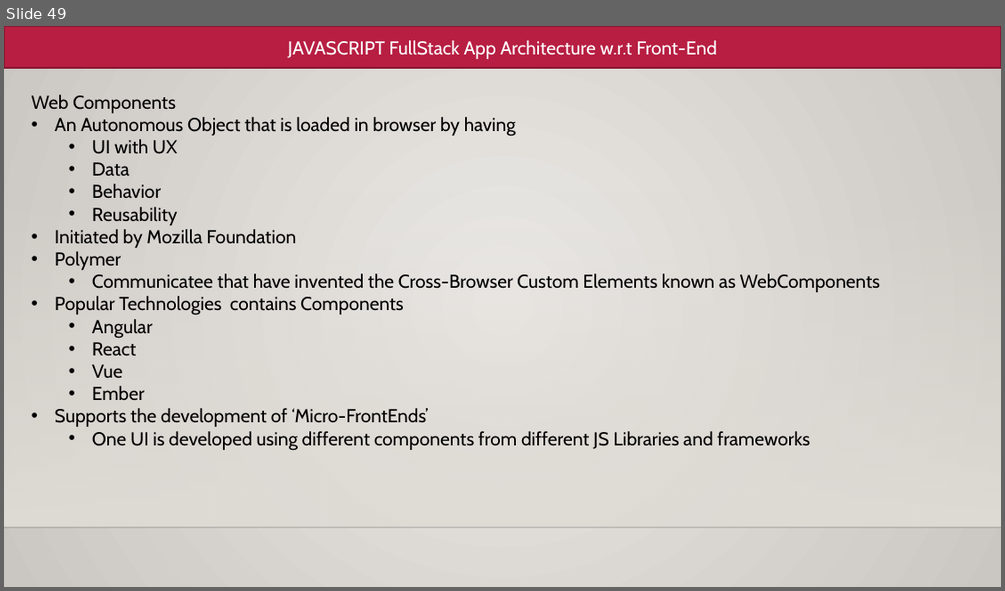
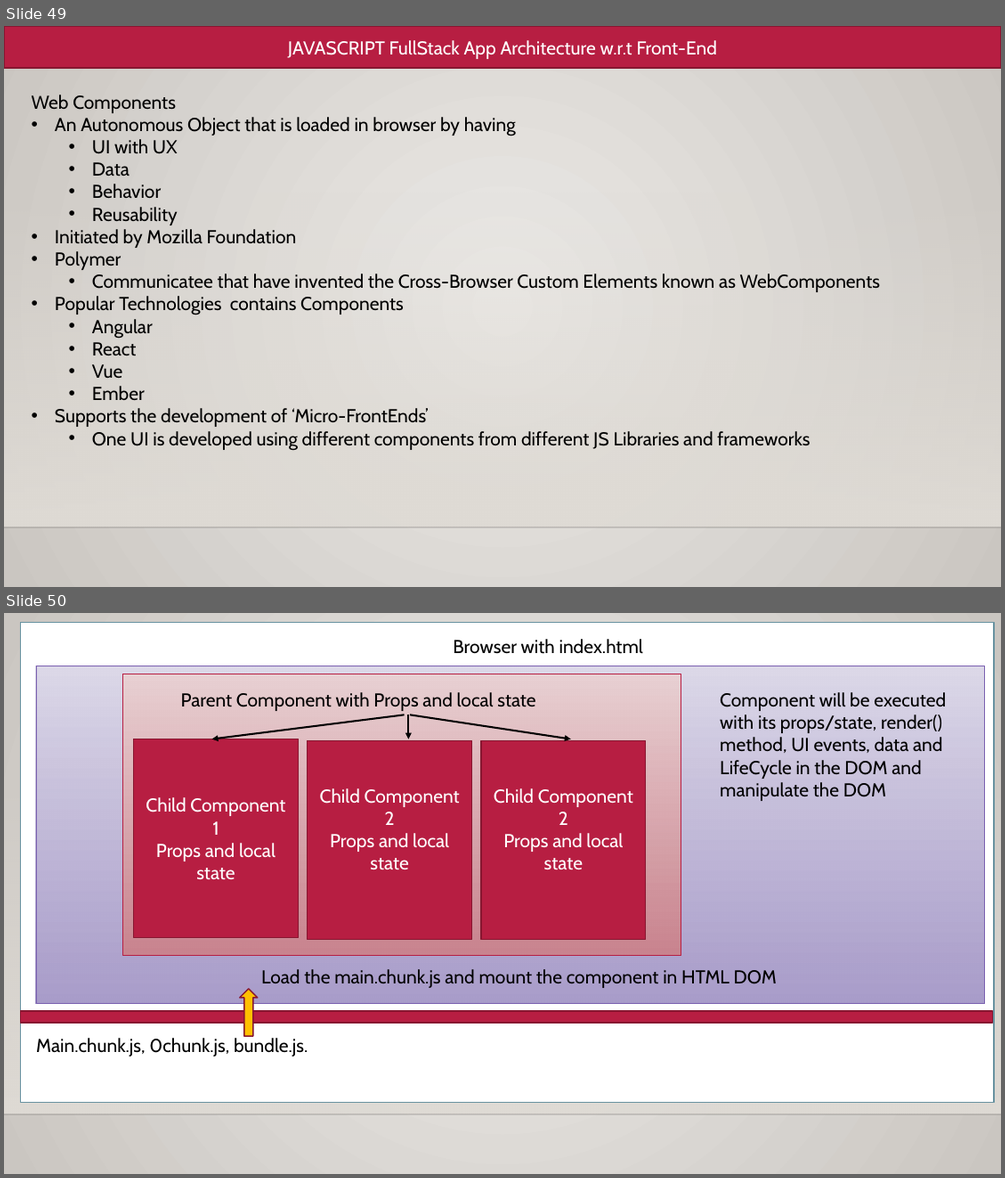
Before and after one commit to maheshsabnis/blazejan2021, a slide deck: Training_Notes_PPTs.pptx. Shown one above the other, each under a label of ours: slide 49 before the commit, slides 49 and 50 after it. The pictures are 1005x591 and 1005x1178 pixels, drawn with LibreOffice and Linux fonts; fonts in the diff are those of the drawing; background and template pictures are left out. Boxes give left, top, right and bottom in pixels: in the first picture for what was removed or moved away, otherwise in the second. Text is boxed around its words. In the diff, an @@ line names an element or a change of style, - is before the commit and + after.

```diff
--- a/Training_Notes_PPTs.pptx
+++ b/Training_Notes_PPTs.pptx
@@ slide 50 added at [4, 613, 1001, 1174], background gradient #ECEAE7 to #CAC7C1; not listed: 2 template elements that a slide beside it also shows @@
@@ rectangle added at [20, 622, 994, 1102], fill #FFFFFF, outline #6892A0 1.25 pt @@
@@ text added at [453, 639, 643, 654], 18 pt, text #000000 @@
+Browser with index.html
@@ rectangle added at [36, 666, 985, 1004], fill gradient #DCD8E8 to #A395C6, outline #795FAF 0.75 pt @@
@@ rectangle added at [123, 674, 680, 955], fill gradient #EAD1D3 to #CD828A, outline #B71E42 0.75 pt @@
@@ text added at [181, 692, 535, 711], 18 pt, text #000000 @@
+Parent Component with Props and local state
@@ text added at [720, 692, 946, 801], 18 pt, text #000000 @@
+Component will be executed with its props/state, render() method, UI events, data and LifeCycle in the DOM and manipulate the DOM
@@ arrow added from (404, 714) to (212, 739), #000000 1.75 pt @@
@@ arrow added from (409, 714) to (409, 739), #000000 1.75 pt @@
@@ arrow added from (410, 714) to (571, 739), #000000 1.75 pt @@
@@ rectangle added at [133, 739, 298, 938], fill #B71E42, outline #871631 1.25 pt, 18 pt, text #FFFFFF @@
+Child Component 1
+Props and local state
@@ rectangle added at [307, 741, 472, 940], fill #B71E42, outline #871631 1.25 pt, 18 pt, text #FFFFFF @@
+Child Component 2
+Props and local state
@@ rectangle added at [481, 741, 646, 940], fill #B71E42, outline #871631 1.25 pt, 18 pt, text #FFFFFF @@
+Child Component 2
+Props and local state
@@ text added at [261, 969, 777, 988], 18 pt, text #000000 @@
+Load the main.chunk.js and mount the component in HTML DOM
@@ rectangle added at [20, 1011, 993, 1022], fill #B71E42, outline #871631 1.25 pt @@
@@ up arrow added at [240, 989, 258, 1036], fill #FFC000, outline #871631 1.25 pt @@
@@ text added at [36, 1038, 307, 1056], 18 pt, text #000000 @@
+Main.chunk.js, 0chunk.js, bundle.js.
```
Also in this commit, not shown: 6 other files.
